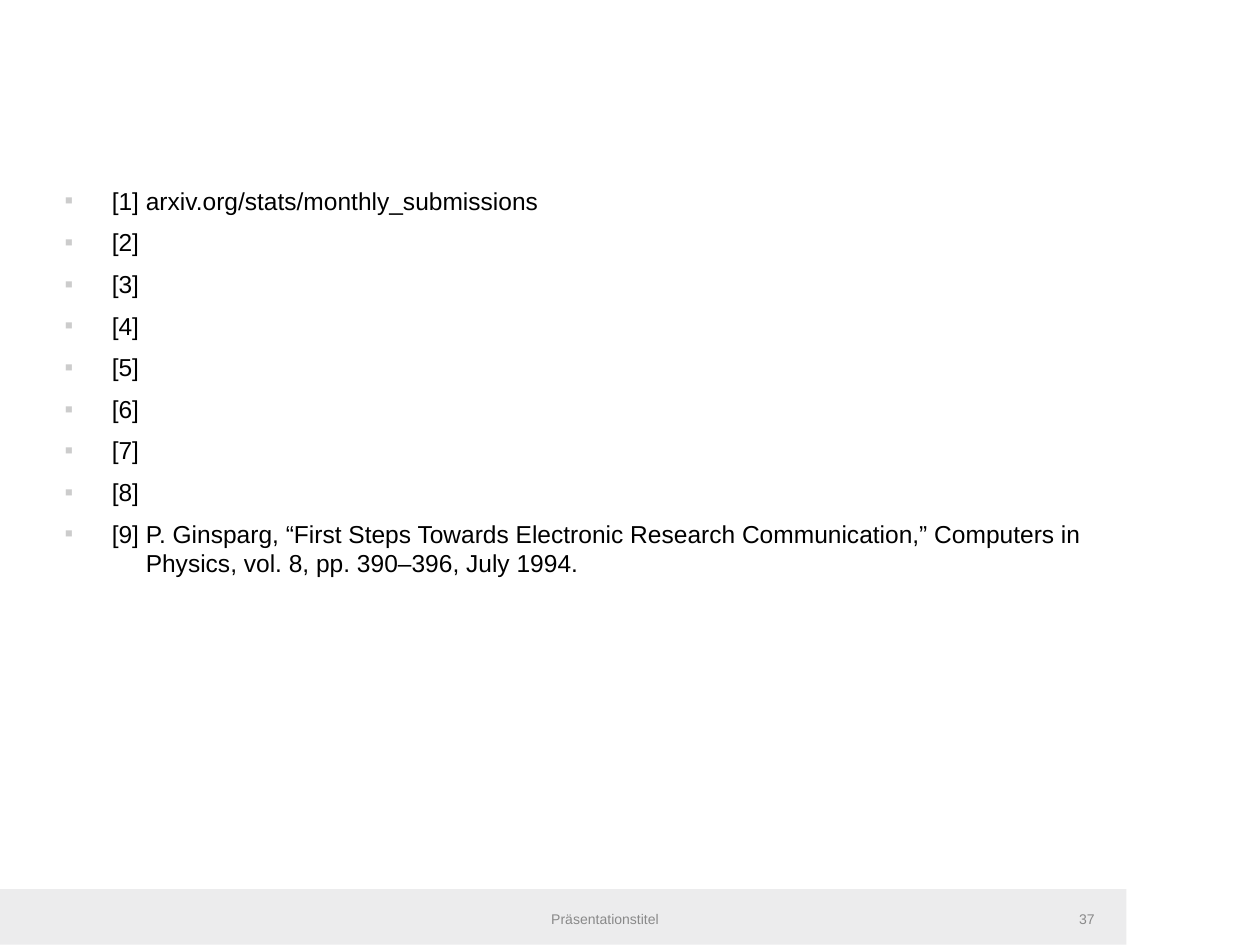
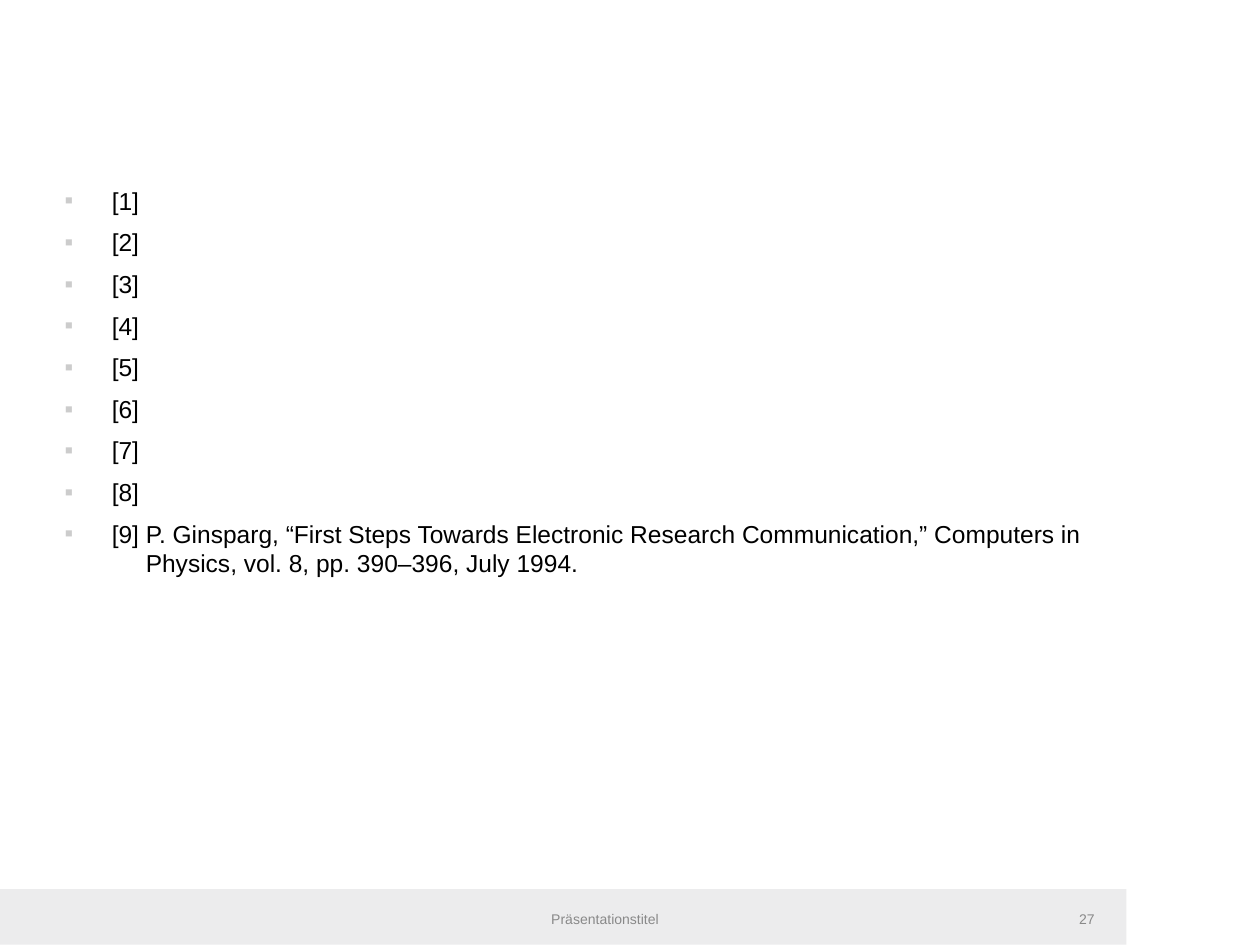
Before and after one commit to IllDepence/master_thesis, a slide deck: slide 27 of misc/bir_presentation/bir2019.odp (slide 37 before the commit). Drawn at 1260x945 pixels with LibreOffice and Linux fonts; fonts in the diff are those of the drawing; background and template pictures are left out. Boxes give left, top, right and bottom in pixels: in the first picture for what was removed or moved away, otherwise in the second. Text is boxed around its words. In the diff, an @@ line names an element or a change of style, - is before the commit and + after.

```diff
--- a/misc/bir_presentation/bir2019.odp
+++ b/misc/bir_presentation/bir2019.odp
@@ text at (112, 192, 139, 215): text changed @@
-▪ [1] arxiv.org/stats/monthly_submissions
+▪ [1]
```
Also in this commit, not shown: 19 other slides changed, 2 slides added, 12 slides removed, 6 other files.
